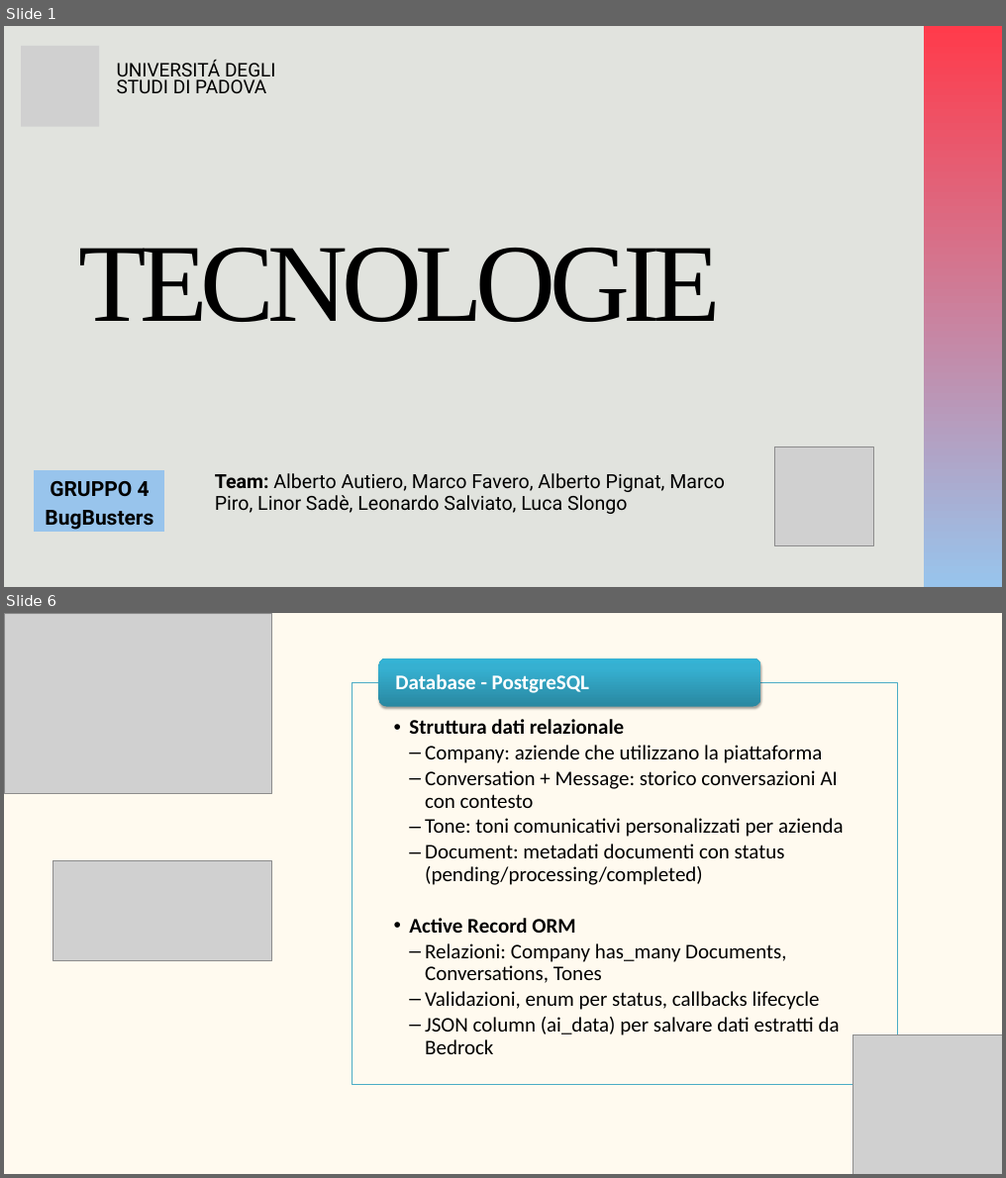
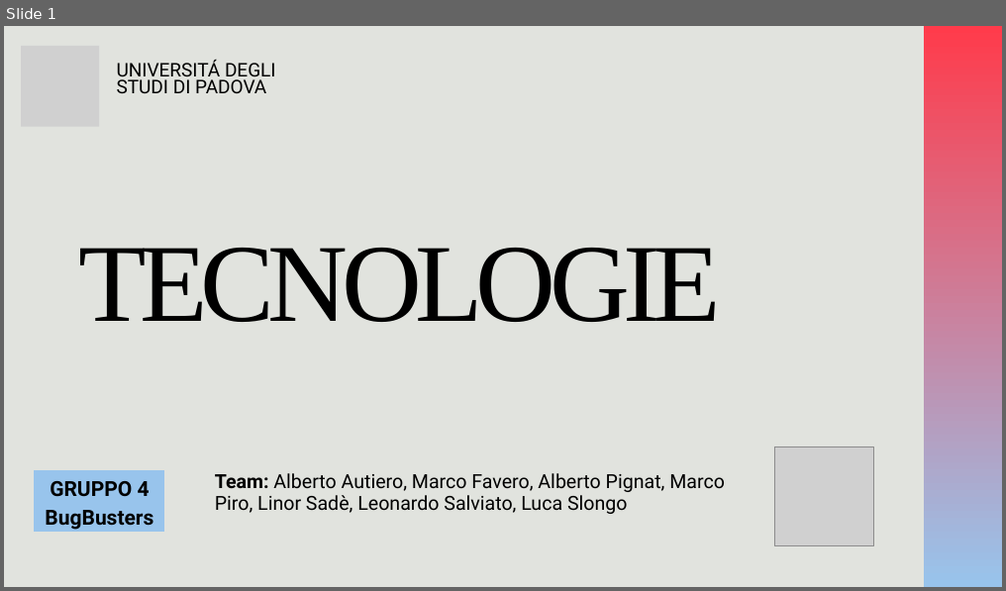
Before and after one commit to BugBustersUnipd/DocumentazioneSWE, a slide deck: RTB/TECNOLOGIE/Tecnologie.pptx. Shown one above the other, each under a label of ours: slides 1 and 6 before the commit, slide 1 after it; the slides between them are not shown. The pictures are 1006x1178 and 1006x591 pixels, drawn with LibreOffice and Linux fonts; fonts in the diff are those of the drawing; grey boxes stand for pictures. Boxes give left, top, right and bottom in pixels: in the first picture for what was removed or moved away, otherwise in the second. Text is boxed around its words. In the diff, an @@ line names an element or a change of style, - is before the commit and + after.

```diff
--- a/RTB/TECNOLOGIE/Tecnologie.pptx
+++ b/RTB/TECNOLOGIE/Tecnologie.pptx
@@ slide 6 removed at box(4, 613, 1002, 1174), background #FFFAEF @@
@@ picture removed at box(4, 613, 272, 794) @@
@@ group removed at box(351, 659, 897, 1084): 2 texts, 1 rectangle, 1 rounded rectangle @@
-  • Struttura dati relazionale
-    – Company: aziende che utilizzano la piattaforma
-    – Conversation + Message: storico conversazioni AI con contesto
-    – Tone: toni comunicativi personalizzati per azienda
-    – Document: metadati documenti con status (pending/processing/completed)
-  • Active Record ORM
-    – Relazioni: Company has_many Documents, Conversations, Tones
-    – Validazioni, enum per status, callbacks lifecycle
-    – JSON column (ai_data) per salvare dati estratti da Bedrock
-Database - PostgreSQL
@@ picture removed at box(53, 861, 271, 960) @@
@@ picture removed at box(852, 1035, 1002, 1174) @@
```
Also in this commit, not shown: 3 slides changed, 2 other slides removed, 1 other file.
